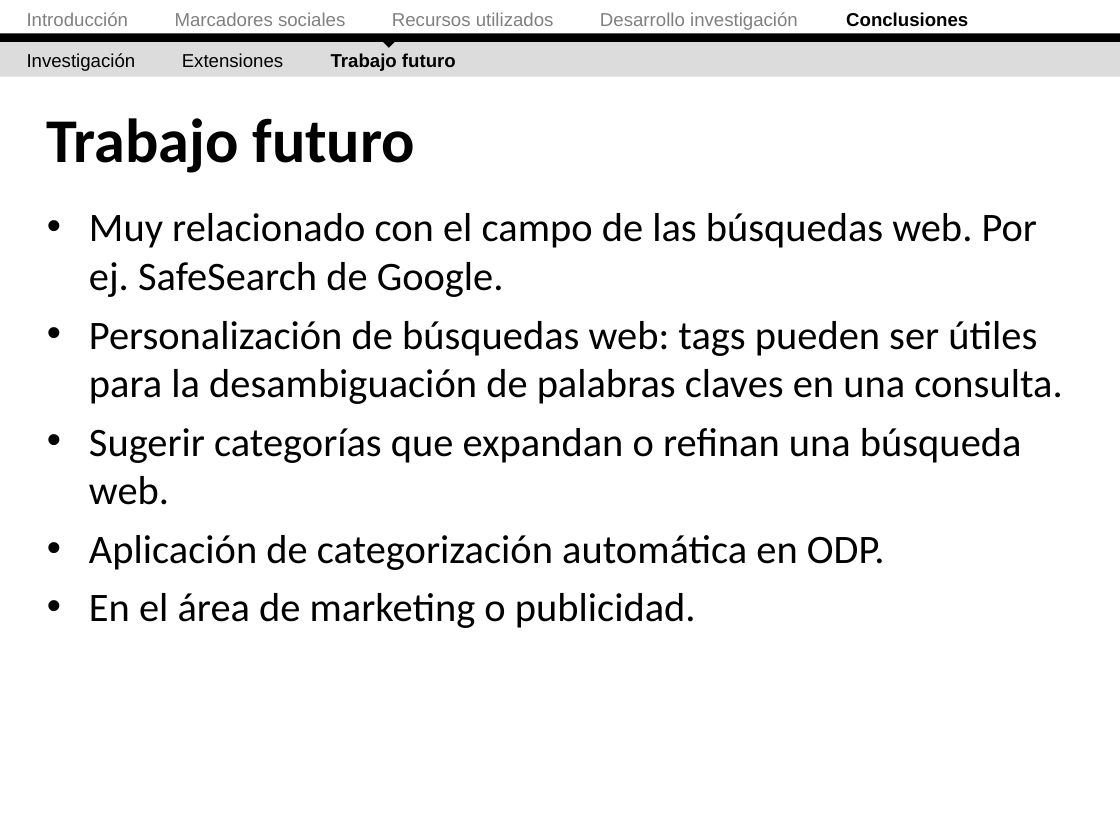
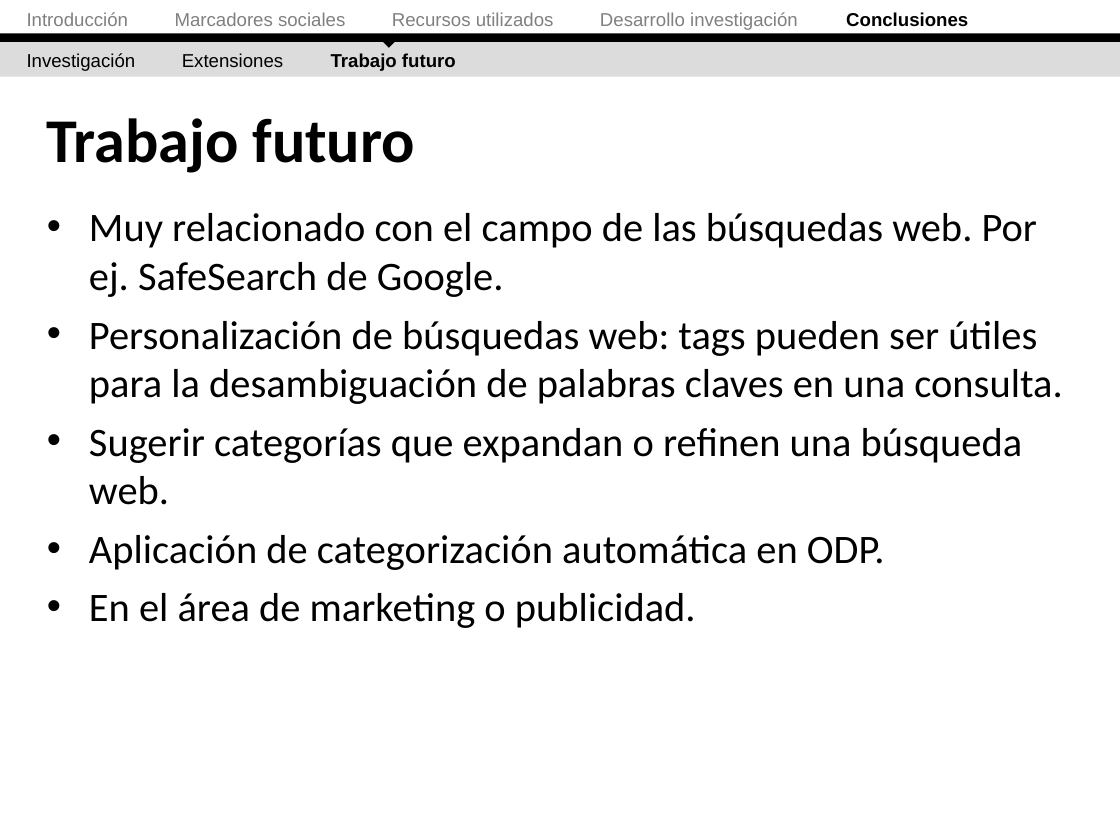
Before and after one commit to ak907kenai/nicotournetesis, a slide deck: slide 60 of docs_trunk/Nicolás Tourné - Presentación Tesis (v2).ppt (slide 61 before the commit). Drawn at 1120x840 pixels with LibreOffice and Linux fonts; fonts in the diff are those of the drawing. Boxes give left, top, right and bottom in pixels: in the first picture for what was removed or moved away, otherwise in the second. Text is boxed around its words. In the diff, an @@ line names an element or a change of style, - is before the commit and + after.

```diff
--- a/docs_trunk/Nicolás Tourné - Presentación Tesis (v2).ppt
+++ b/docs_trunk/Nicolás Tourné - Presentación Tesis (v2).ppt
@@ text at [89,428,1023,505]: text changed @@
-• Sugerir categorías que expandan o refinan una búsqueda web.
+• Sugerir categorías que expandan o refinen una búsqueda web.
```
Also in this commit, not shown: 17 other slides changed, 1 slide removed, 1 other file.
